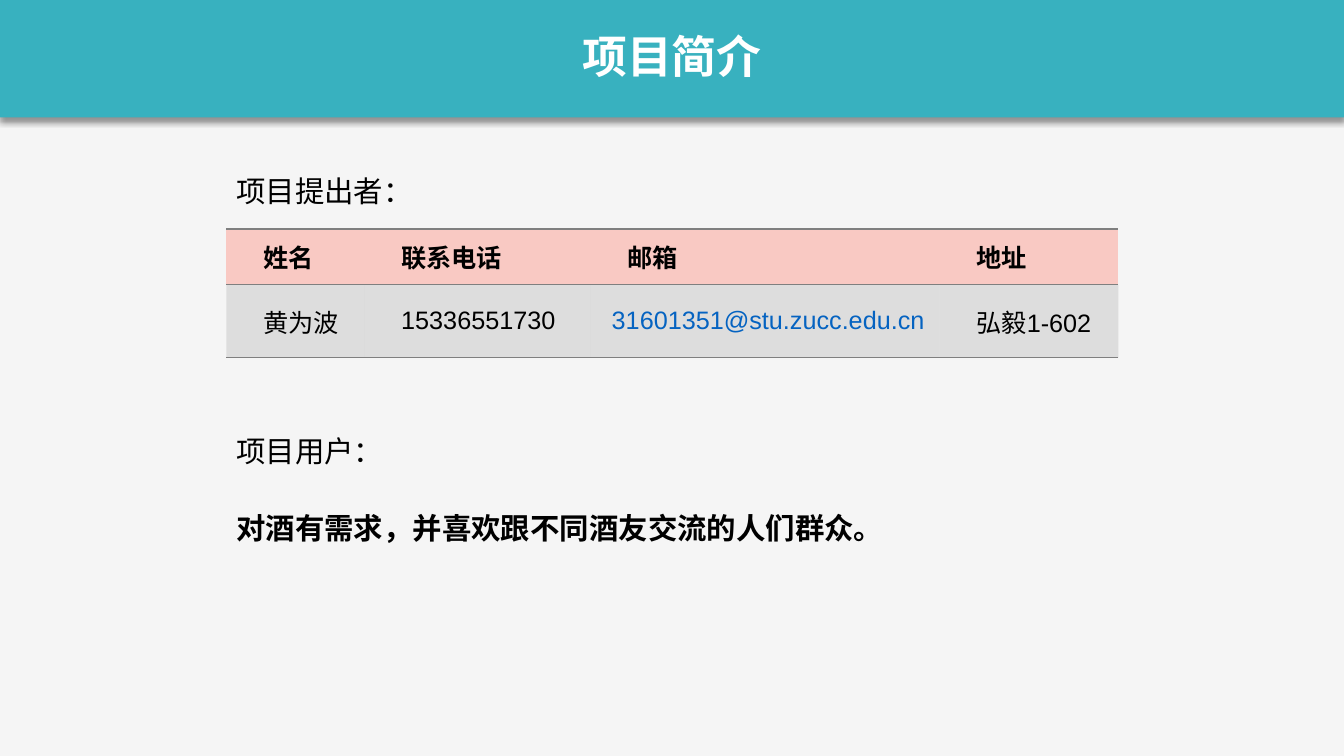
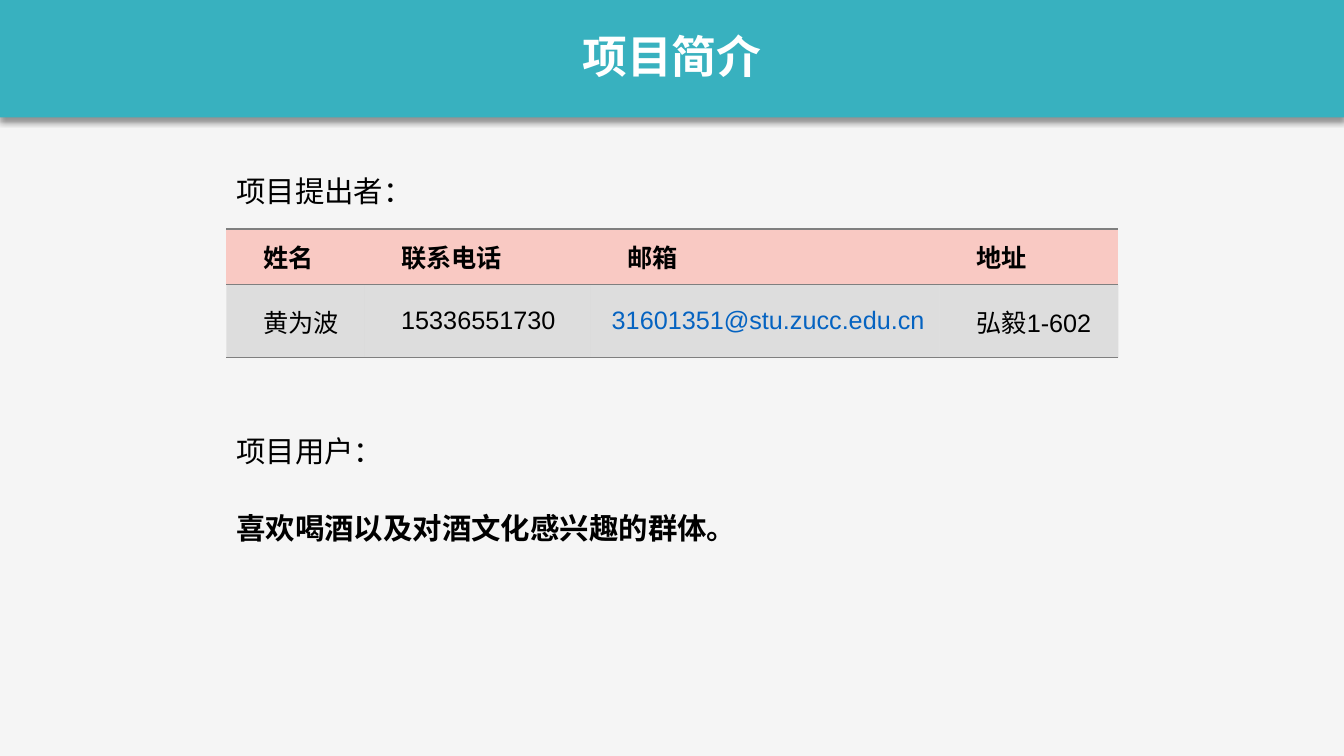
Before and after one commit to boboHh/Wine-APP, a slide deck: slide 3 of SE2018春-G17-项目计划PPT.pptx (slide 4 before the commit). Drawn at 1344x756 pixels with LibreOffice and Linux fonts; fonts in the diff are those of the drawing. Boxes give left, top, right and bottom in pixels: in the first picture for what was removed or moved away, otherwise in the second. Text is boxed around its words. In the diff, an @@ line names an element or a change of style, - is before the commit and + after.

```diff
--- a/SE2018春-G17-项目计划PPT.pptx
+++ b/SE2018春-G17-项目计划PPT.pptx
@@ text at [236, 514, 736, 542]: text changed @@
-对酒有需求，并喜欢跟不同酒友交流的人们群众。
+喜欢喝酒以及对酒文化感兴趣的群体。
```
Also in this commit, not shown: 6 other slides changed, 1 slide removed.
